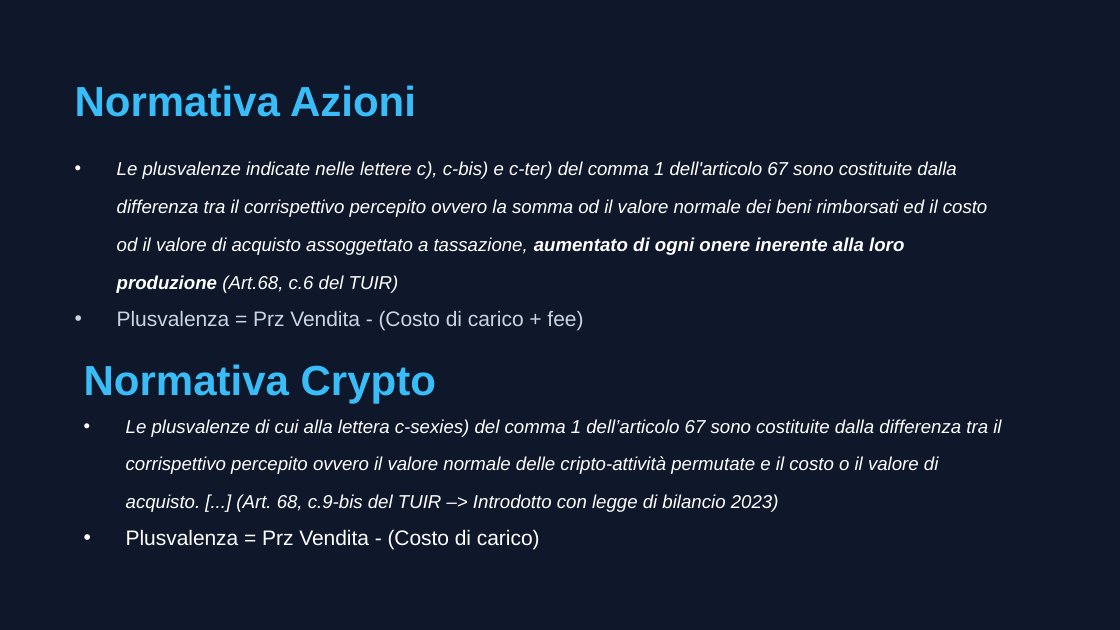
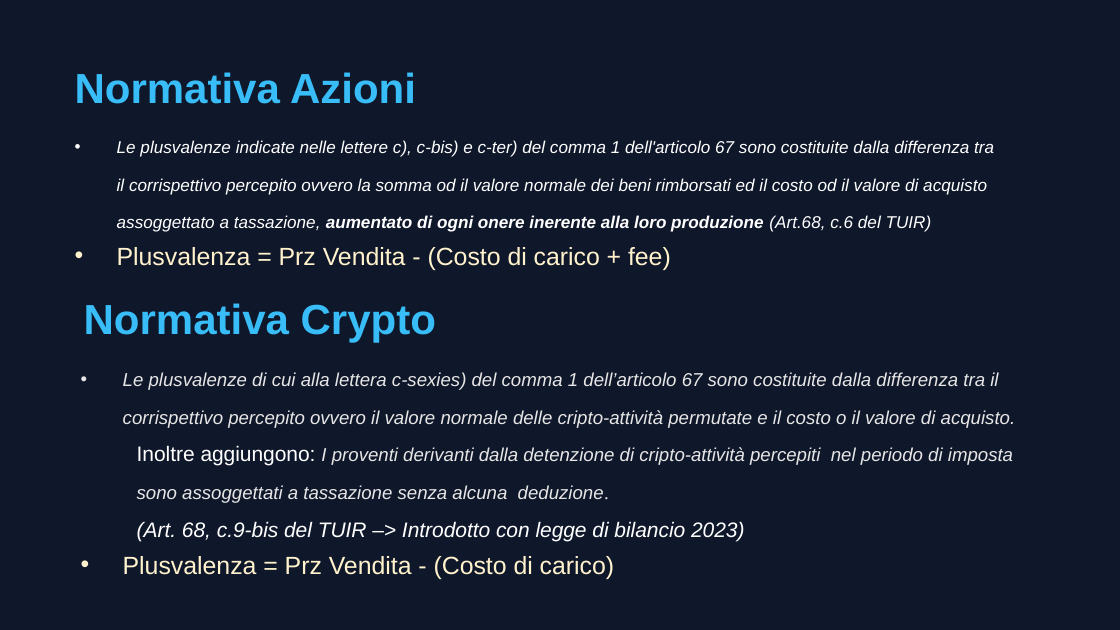
Before and after one commit to Lucapasselli/GiacenzeCrypto, a slide deck: slide 2 of Documentazione/Gestione delle fee.pptx. Drawn at 1120x630 pixels with LibreOffice and Linux fonts; fonts in the diff are those of the drawing. Boxes give left, top, right and bottom in pixels: in the first picture for what was removed or moved away, otherwise in the second. Text is boxed around its words. In the diff, an @@ line names an element or a change of style, - is before the commit and + after.

```diff
--- a/Documentazione/Gestione delle fee.pptx
+++ b/Documentazione/Gestione delle fee.pptx
@@ text "Normativa Azioni": place and size @@
-text "Normativa Azioni" at <box>75,85,416,117</box>
+text "Normativa Azioni" at <box>75,72,416,104</box>
@@ text "Le plusvalenze indicate nelle lettere ...": place and size @@
-text "Le plusvalenze indicate nelle lettere ..." at <box>117,161,988,331</box>
+text "Le plusvalenze indicate nelle lettere ..." at <box>117,140,994,270</box>
@@ text "Le plusvalenze indicate nelle lettere ..." at <box>117,140,994,270</box>: size 12 to 11 pt in "Le plusvalenze indicate nelle lettere c), c-bis) ..."; size 13.5 to 16 pt, text colour #CBD5E1 to #FFF2CC in "Plusvalenza = Prz Vendita - (Costo di ..." @@
@@ text "Normativa Crypto": place and size @@
-text "Normativa Crypto" at <box>84,364,436,404</box>
+text "Normativa Crypto" at <box>84,303,436,342</box>
@@ text "Le plusvalenze di cui alla ...": place and size @@
-text "Le plusvalenze di cui alla ..." at <box>126,419,1001,550</box>
+text "Le plusvalenze di cui alla ..." at <box>123,372,1016,579</box>
@@ text at <box>123,372,1016,541</box>: text changed; text colour #FFFFFF to #E7E6E6 @@
-• Le plusvalenze di cui alla lettera c-sexies) del comma 1 dell’articolo 67 sono costituite dalla differenza tra il corrispettivo percepito ovvero il valore normale delle cripto-attività permutate e il costo o il valore di acquisto. [...] (Art. 68, c.9-bis del TUIR –> Introdotto con legge di bilancio 2023)
+• Le plusvalenze di cui alla lettera c-sexies) del comma 1 dell’articolo 67 sono costituite dalla differenza tra il corrispettivo percepito ovvero il valore normale delle cripto-attività permutate e il costo o il valore di acquisto.
+  Inoltre aggiungono: I proventi derivanti dalla detenzione di cripto-attività percepiti nel periodo di imposta sono assoggettati a tassazione senza alcuna deduzione.
+  (Art. 68, c.9-bis del TUIR –> Introdotto con legge di bilancio 2023)
@@ text at <box>123,556,614,579</box>: size 13.5 to 16 pt, text colour #FFFFFF to #FFF2CC in "Plusvalenza = Prz Vendita - (Costo di ..." @@
```
Also in this commit, not shown: 7 other slides changed, 2 slides added, 1 other file.
